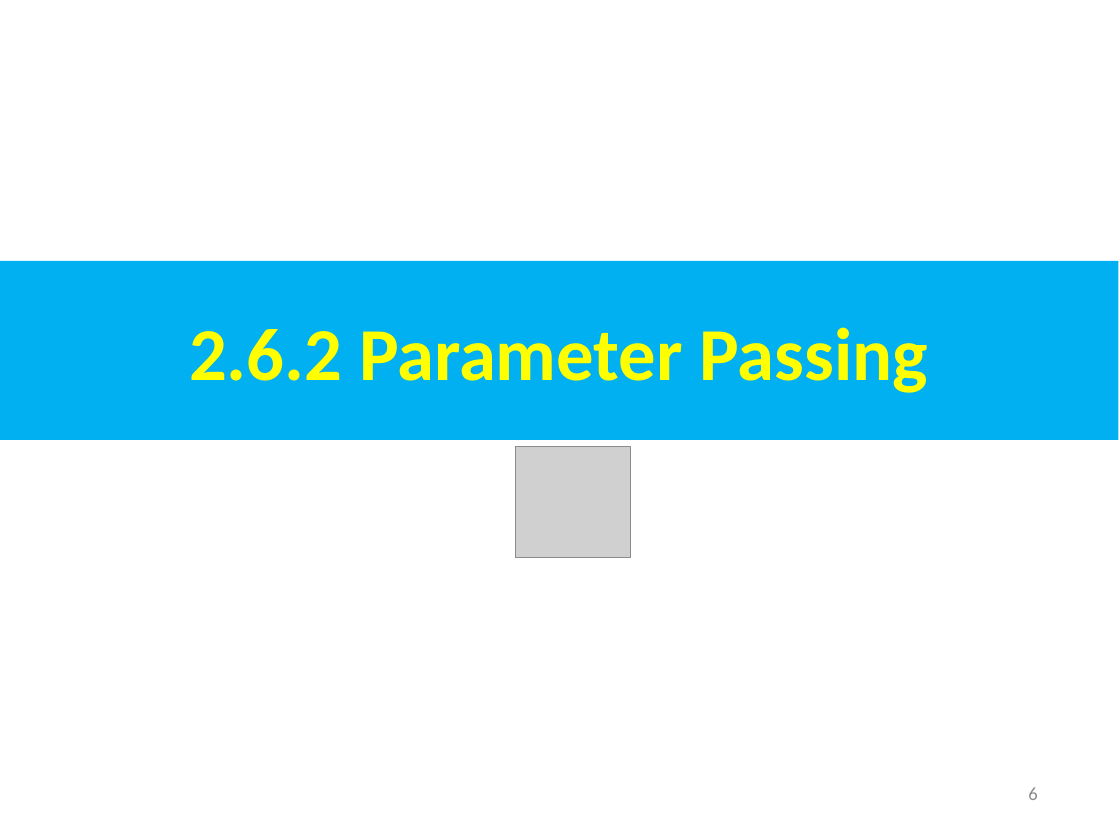
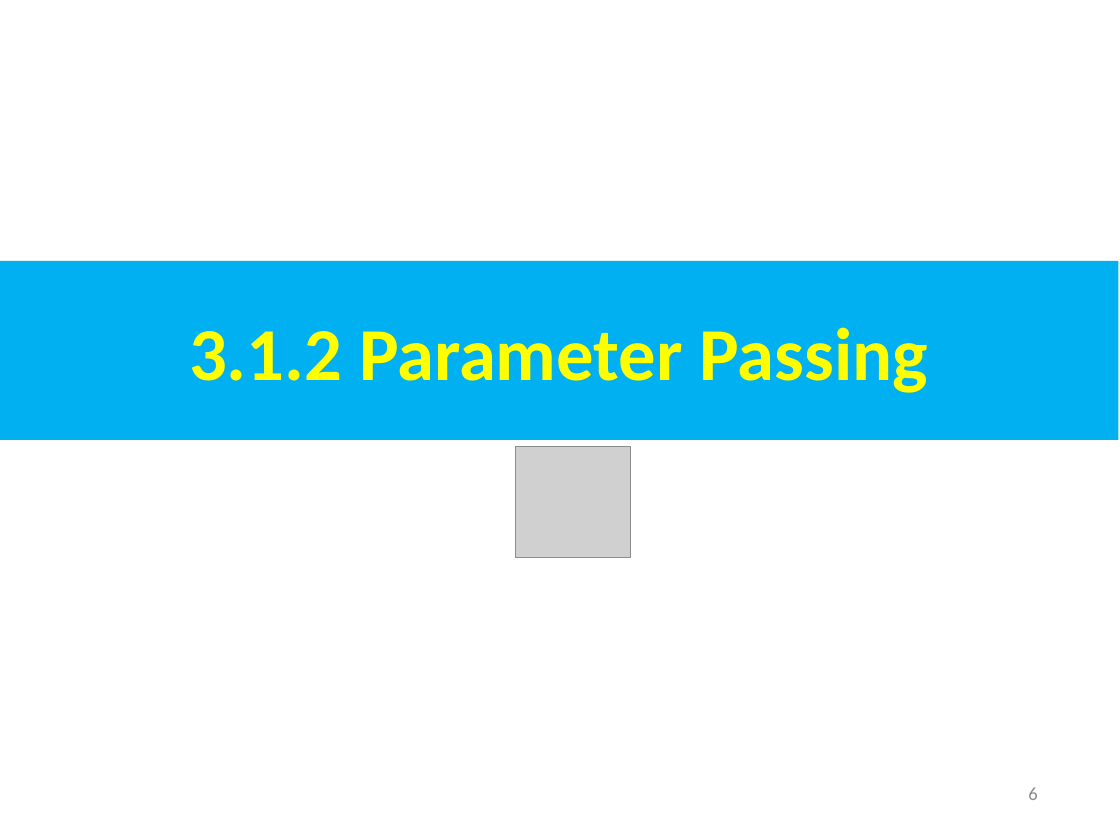
Before and after one commit to peterhchen/AIU_CS800_Chisel, a slide deck: slide 6 of 300_UCB_BC/003.1_Parameter/000_Video/003.1_Parameter.ppt. Drawn at 1120x840 pixels with LibreOffice and Linux fonts; fonts in the diff are those of the drawing; grey boxes stand for pictures. Boxes give left, top, right and bottom in pixels: in the first picture for what was removed or moved away, otherwise in the second. Text is boxed around its words. In the diff, an @@ line names an element or a change of style, - is before the commit and + after.

```diff
--- a/300_UCB_BC/003.1_Parameter/000_Video/003.1_Parameter.ppt
+++ b/300_UCB_BC/003.1_Parameter/000_Video/003.1_Parameter.ppt
@@ text in rectangle at [189,327,928,393]: text changed @@
-2.6.2 Parameter Passing
+3.1.2 Parameter Passing
```
Also in this commit, not shown: 48 other slides changed.
